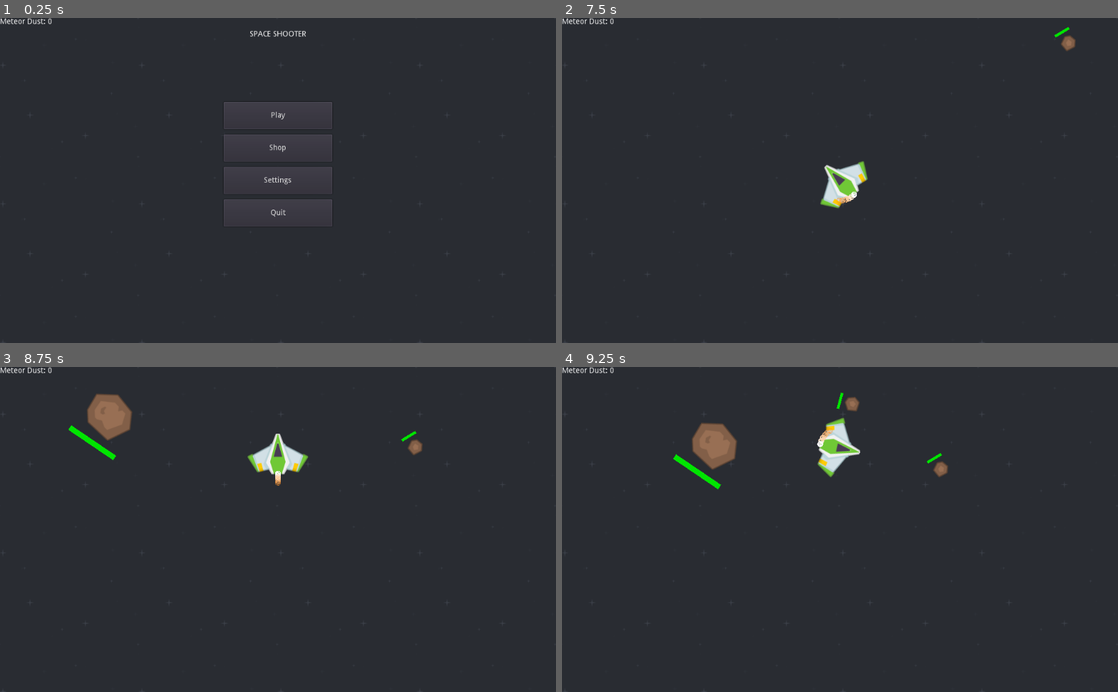
Above: before the commit, frames 1-4 (two rows, left to right).
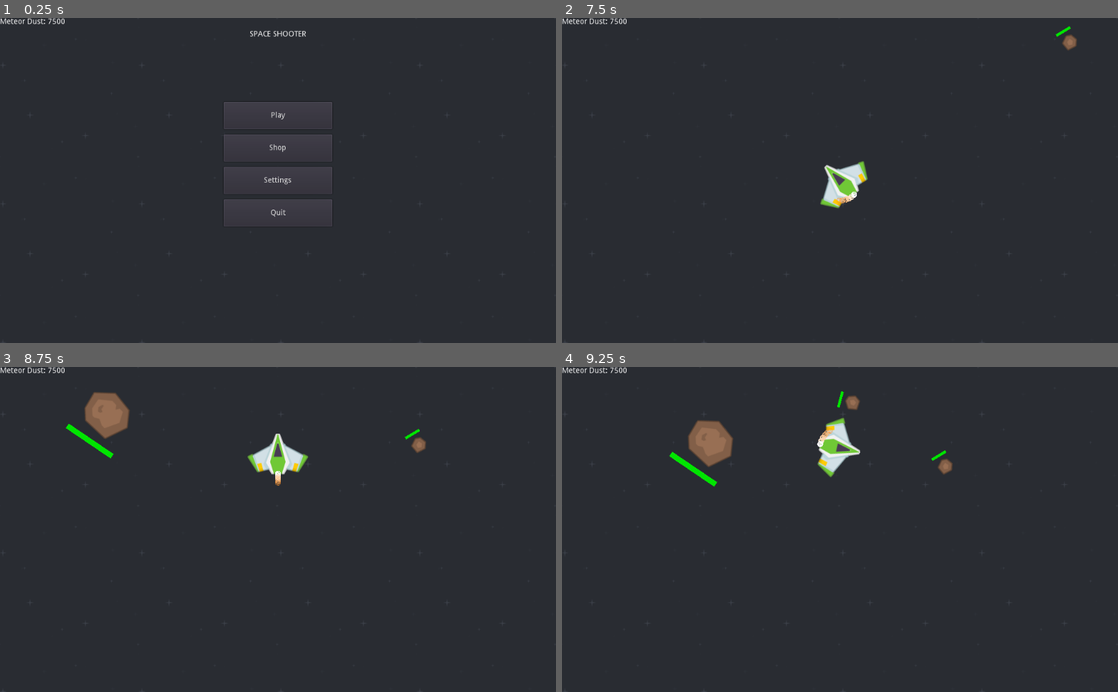
Above: after the commit, the same moments.

Repository: ArcheCraft/SpaceShootingGame
Game: Godot game, scene res://Scenes/MainMenu.tscn
The game is run twice, just before and just after one commit, with the same random seed, the same clock (stepped at 60 frames per second) and the same inputs.
Inputs (mouse positions are in pixels of both pictures, inside the frame that each line leads up to):
- Up to frame 1 (0.25 s): no input
- Up to frame 2 (7.5 s): click "Play" at 0.5 s; tap Enter at 1.25 s; move the mouse to (962, 164) at 1.27 s; hold Right (ui_right) 1.28-2.03 s; move the mouse to (728, 196) at 2.02 s; hold Left (ui_left) 2.03-2.78 s; move the mouse to (895, 109) at 2.77 s; hold Right (ui_right) 2.78-3.53 s; move the mouse to (812, 245) at 3.52 s; hold Up (ui_up) 3.53-4.28 s; move the mouse to (1006, 229) at 4.27 s; hold Left (ui_left) 4.28-5.75 s; move the mouse to (673, 131) at 5.02 s; click "Play" at 5.75 s; tap Space at 6.5 s; move the mouse to (867, 180) at 6.52 s; hold Left (ui_left) 6.53-7.28 s; move the mouse to (756, 99) at 7.27 s; hold Right (ui_right) from 7.28 s (still down)
- Up to frame 3 (8.75 s): move the mouse to (400, 513) at 8.02 s; release Right (ui_right) at 8.03 s; hold Up (ui_up) from 8.03 s (still down)
- Up to frame 4 (9.25 s): move the mouse to (728, 545) at 8.77 s; release Up (ui_up) at 8.78 s; hold Right (ui_right) from 8.78 s (still down)

The runs differ from the first frame. In frame 1, less than 0.1% of the frame differs, in the area x 8-12%, y 0-2%; in frame 2, less than 0.1%; in frame 3, 0.4%; in frame 4, 0.5%, in the area x 8-71%, y 0-38%.

Commit message:
Add files via upload

Diff:
--- a/Scenes/Globals.tscn
+++ b/Scenes/Globals.tscn
@@ -4,3 +4,7 @@
 
 [node name="Globals" type="Node"]
 script = ExtResource( 1 )
+meteor_life_time_multiplier = 1.005
+meteor_speed_time_multiplier = 1.001
+meteor_time_time_multiplier = 0.95
+meteor_dust_base = 7500
